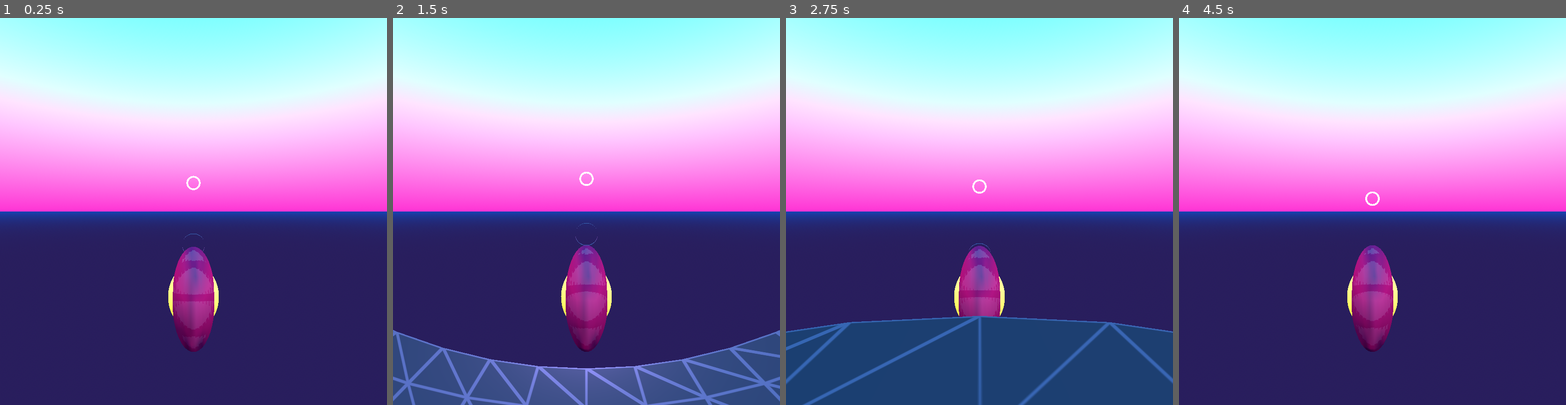
Above: before the commit, frames 1-4 (left to right).
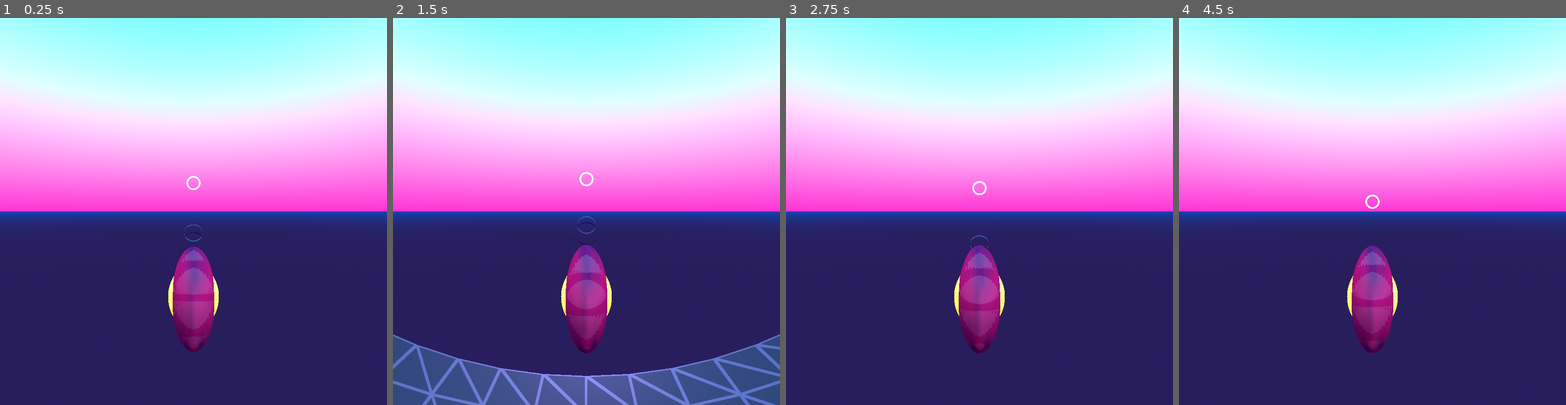
Above: after the commit, the same moments.

Repository: nergnezor/wheel
Game: Godot game, scene res://world.tscn
Same seed, same stepped clock (60 frames per second), same inputs: the game is played once before the commit and once after it.
Inputs (mouse positions are in pixels of both pictures, inside the frame that each line leads up to):
- Up to frame 1 (0.25 s): no input
- Up to frame 2 (1.5 s): move the mouse to (671, 192) at 0.52 s; hold Right (ui_right) 0.53-1.28 s; click (671, 192) at 0.67 s; move the mouse to (509, 230) at 1.27 s; hold Down (ui_down) from 1.28 s (still down)
- Up to frame 3 (2.75 s): move the mouse to (1018, 126) at 2.02 s; release Down (ui_down) at 2.03 s; hold Right (ui_right) from 2.03 s (still down)
- Up to frame 4 (4.5 s): move the mouse to (1353, 288) at 2.77 s; release Right (ui_right) at 2.78 s; hold Up (ui_up) 2.78-3.53 s; click (1353, 288) at 2.92 s; move the mouse to (1488, 269) at 3.52 s; hold Left (ui_left) from 3.53 s (still down); move the mouse to (1256, 153) at 4.27 s

The runs differ from the first frame. In frame 1, less than 0.1% of the frame differs, in the area x 47-53%, y 53-61%; in frame 2, 6.6%; in frame 3, 22%, in the area x 0-100%, y 41-100%; in frame 4, 0.9%.

Commit message:
reset wrong scale on last track part

Diff:
--- a/world.tscn
+++ b/world.tscn
@@ -181,14 +181,14 @@
 curve = SubResource("Curve3D_vtbks")
 
 [node name="path" type="PathFollow3D" parent="track/track_1"]
-transform = Transform3D(-1, -8.42012e-06, -0.00020096, 0, 0.999115, -0.0418625, 0.000201138, -0.0418624, -0.999116, 0, 0, 0)
+transform = Transform3D(-1, -1.53218e-05, -0.000150529, 0, 0.994851, -0.101262, 0.000151308, -0.101262, -0.994852, 0, 0, 0)
 
 [node name="track_2" type="Path3D" parent="track"]
 transform = Transform3D(1, 0, 0, 0, 1, 0, 0, 0, 1, 2.08165e-12, 4.56116, 48.0983)
 curve = SubResource("Curve3D_ruckd")
 
 [node name="path" type="PathFollow3D" parent="track/track_2"]
-transform = Transform3D(-0.999998, 0.000449846, 0.00210843, 0.000204188, 0.993346, -0.115095, -0.00214621, -0.115094, -0.993344, 0.00476074, -18.6242, 60.5522)
+transform = Transform3D(-1, -6.16106e-05, 8.03226e-08, -5.6576e-05, 0.918783, 0.394741, -2.43945e-05, 0.394741, -0.918783, 0.00476074, -17.7244, 58.7398)
 progress = 99.6852
 
 [node name="Path3D" type="Path3D" parent="track"]
@@ -196,7 +196,7 @@
 curve = SubResource("Curve3D_ryxsg")
 
 [node name="PathFollow3D" type="PathFollow3D" parent="track/Path3D"]
-transform = Transform3D(-2, 1.50909e-07, 8.8304e-08, -2.03288e-20, 1.01008, -1.72619, -1.74846e-07, -1.72619, -1.01008, -2.08165e-12, -68.8196, -33.2953)
+transform = Transform3D(-1, -6.08806e-08, -1.38178e-07, 0, 0.915115, -0.403194, 1.50996e-07, -0.403194, -0.915115, -2.08165e-12, -10.3755, 27.1443)
 
 [node name="CSGTorus3D" type="CSGTorus3D" parent="."]
 transform = Transform3D(1, 0, 0, 0, -4.37114e-08, -1, 0, 1, -4.37114e-08, 0, 32.7736, 280.8)
Binary file added: hju-l.png
Not shown, added: hju-l.png.import
Not shown, changed: web/index.html
Not shown, changed: web/index.pck
